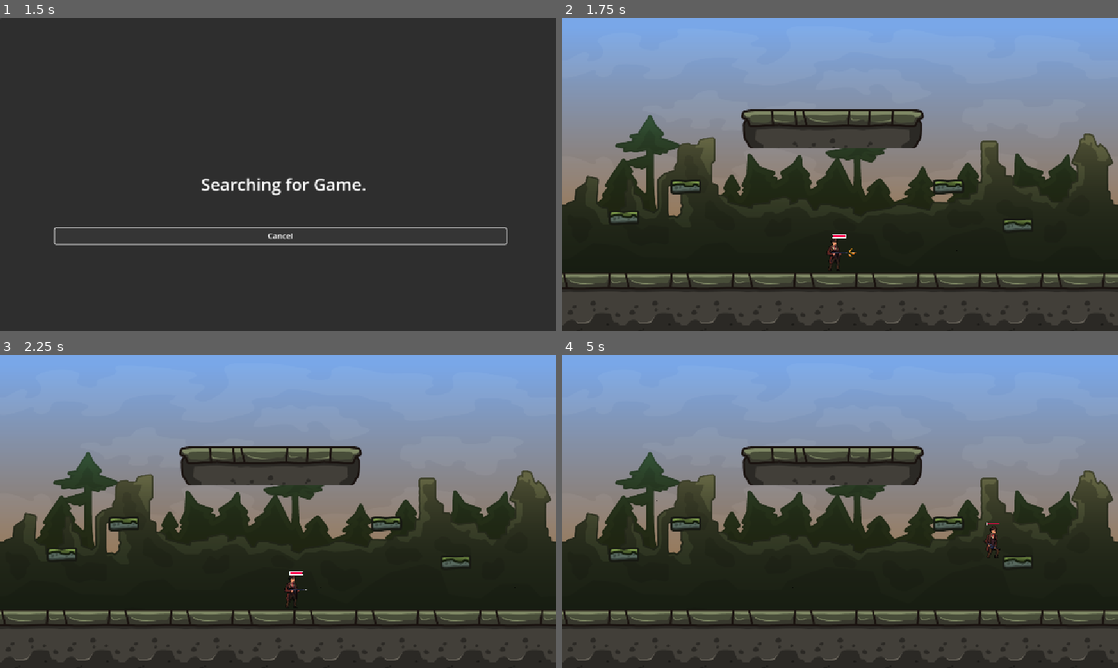
Above: before the commit, frames 1-4 (two rows, left to right).
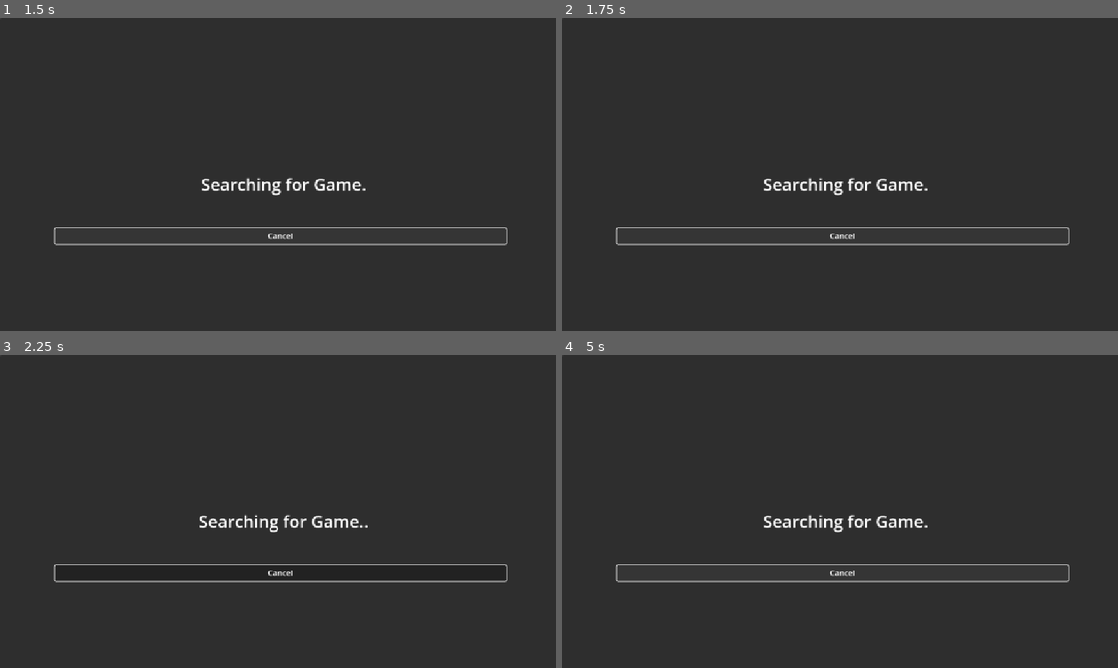
Above: after the commit, the same moments.

Repository: phlippos/kill2
Game: Godot game, scene res://scenes/main.tscn
Same seed, same stepped clock (60 frames per second), same inputs: the game is played once before the commit and once after it.
Inputs (mouse positions are in pixels of both pictures, inside the frame that each line leads up to):
- Up to frame 1 (1.5 s): click "Play" at 0.5 s; click "Cancel" at 1.25 s
- Up to frame 2 (1.75 s): no input
- Up to frame 3 (2.25 s): move the mouse to (400, 495) at 2.02 s; hold Right (move_right) from 2.03 s (still down); click (400, 495) at 2.1 s
- Up to frame 4 (5 s): tap Up (jump) at 2.27, 3.02, 4.52 s; move the mouse to (728, 527) at 2.77 s; click (728, 527) at 2.85 s; move the mouse to (895, 442) at 3.52 s; release Right (move_right) at 3.53 s; hold Left (move_left) 3.53-4.28 s; click (895, 442) at 3.6 s; move the mouse to (812, 574) at 4.27 s; hold Right (move_right) from 4.28 s (still down); click (812, 574) at 4.35 s

Frame 1 is identical in both runs. In frame 2, 67% of the frame differs, in the area x 0-100%, y 0-98%; in frame 3, 63%; in frame 4, 67%.

Commit message:
server client connection and game room

Diff:
--- a/project.godot
+++ b/project.godot
@@ -14,6 +14,10 @@
 run/main_scene="uid://ciesjqjqs34fq"
 config/features=PackedStringArray("4.4", "Forward Plus")
 config/icon="res://icon.svg"
+
+[autoload]
+
+Network="*res://scripts/network.gd"
 
 [display]
 
--- a/scenes/main.tscn
+++ b/scenes/main.tscn
@@ -1,9 +1,10 @@
-[gd_scene load_steps=5 format=3 uid="uid://ciesjqjqs34fq"]
+[gd_scene load_steps=6 format=3 uid="uid://ciesjqjqs34fq"]
 
 [ext_resource type="Script" uid="uid://6fdyax846ayk" path="res://scripts/main.gd" id="1_jyhfs"]
 [ext_resource type="PackedScene" uid="uid://bsqofb66c2uy3" path="res://scenes/main_menu.tscn" id="1_sugp2"]
 [ext_resource type="PackedScene" uid="uid://cs00xqm5d7fc2" path="res://scenes/game.tscn" id="3_sugp2"]
 [ext_resource type="PackedScene" uid="uid://i5nm8p1hve10" path="res://scenes/search_panel.tscn" id="3_tbgi4"]
+[ext_resource type="Script" uid="uid://baogah86oo022" path="res://scripts/network.gd" id="5_tbgi4"]
 
 [node name="Main" type="Control"]
 layout_mode = 3
@@ -25,3 +26,8 @@
 
 [node name="Game" parent="." instance=ExtResource("3_sugp2")]
 position = Vector2(0, -3)
+
+[node name="Network" type="Node" parent="."]
+script = ExtResource("5_tbgi4")
+
+[connection signal="message_received" from="Network" to="SearchPanel" method="_on_network_message_received"]
--- a/scripts/bullet.gd
+++ b/scripts/bullet.gd
@@ -12,6 +12,5 @@
 func _physics_process(delta: float) -> void:
 	position += direction * speed * delta
 
-
 func _on_body_entered(body: Node2D) -> void:
 	queue_free()
--- a/scripts/main.gd
+++ b/scripts/main.gd
@@ -1,5 +1,4 @@
 extends Control
-
 
 
 func _ready() -> void:
--- a/scripts/main_menu.gd
+++ b/scripts/main_menu.gd
@@ -5,18 +5,23 @@
 var player_scene_instance
 func _ready() -> void:
 	player_scene_instance = player_scene.instantiate()
+
 func _on_start_button_pressed() -> void:
 	get_tree().get_root().print_tree()
-
 	$"../MainMenu".hide()
 	$"../SearchPanel".show()
-
-	# Bekleme simülasyonu
-	await get_tree().create_timer(1.0).timeout
-	player_scene_instance.set_username($UsernameTextField.text)
-	$"../SearchPanel".hide()
-	$"../Game".show()
-
+	var username = $UsernameTextField.text
+	if check_username(username):
+		Network.send_join_request($UsernameTextField.text)
+		# Bekleme simülasyonu
+		player_scene_instance.set_username($UsernameTextField.text)
+	else:
+		$UsernameTextField.text = "Name length is invalid min 3 character"
 
 func _on_exit_button_pressed() -> void:
 	get_tree().quit()
+
+func check_username(username: String) -> bool:
+	if username.length() >= 3:
+		return true
+	return false
--- a/scripts/network.gd
+++ b/scripts/network.gd
@@ -1 +1,69 @@
 extends Node
+
+@export var websocket_url = "ws://localhost:8765"
+var websocket:= WebSocketPeer.new()
+var sent = false
+var player_id
+var player_status
+var game_room_id: int
+signal message_received(message: Dictionary)
+
+func _ready():
+	if !establish_connection_with_server():
+		set_process(false)
+		print("connection failed")
+
+func _process(delta: float) -> void:
+	websocket.poll()
+	match websocket.get_ready_state():
+		WebSocketPeer.STATE_OPEN:
+			if not sent:
+				send_first_message_to_server()
+			while websocket.get_available_packet_count() > 0:
+				var packet = websocket.get_packet().get_string_from_utf8()
+				var raw_data = JSON.parse_string(packet)
+				print(raw_data)
+				emit_signal("message_received",raw_data)
+				if raw_data != null:
+					if raw_data["data"].has("player_id"):
+						player_id = raw_data["data"]["player_id"]
+					if raw_data["data"].has("status"):
+						player_status = raw_data["data"]["status"]
+
+				#print("Received: ", packet)
+		WebSocketPeer.STATE_CLOSED:
+			print("connection closed")
+			set_process(false)
+
+func establish_connection_with_server() -> bool:
+	var err = websocket.connect_to_url(websocket_url)
+	if err != OK:
+		return false
+	else:
+		return true
+
+func send_first_message_to_server() -> void:
+	match websocket.get_ready_state():
+		WebSocketPeer.STATE_OPEN:
+			websocket.send_text("hi barbie :))")
+			sent = true
+			while websocket.get_available_packet_count() > 0:
+				var packet = websocket.get_packet().get_string_from_utf8()
+				var raw_data = JSON.parse_string(packet)
+				player_id = raw_data["data"]["player_id"]
+				player_status = raw_data["data"]["status"]
+				#print("Received: ", packet)
+		WebSocketPeer.STATE_CLOSED:
+			print("connection closed")
+			set_process(false)
+
+func send_join_request(username: String) -> void:
+	if websocket.get_ready_state() == WebSocketPeer.STATE_OPEN:
+		var data = {
+			"type" : "join",
+			"data" : {
+				"player_id": player_id,
+				"username" : username
+			}
+		}
+		websocket.send_text(JSON.stringify(data))
--- a/scripts/search_panel.gd
+++ b/scripts/search_panel.gd
@@ -10,7 +10,7 @@
 	hide()
 	var tween = get_tree().create_tween()
 	$SearchingGameLabel.text = base_text
-
+	Network.connect("message_received",_on_network_message_received)
 func _process(delta: float) -> void:
 	timer += delta
 	if timer >= interval:
@@ -19,3 +19,14 @@
 		if dots > 3:
 			dots = 0
 		$SearchingGameLabel.text = base_text + ".".repeat(dots)
+
+
+func _on_network_message_received(message: Dictionary) -> void:
+	print("1")
+	if message["type"] == "join":
+		var data: Dictionary = message["data"]
+		print(data)
+		if data["status"] == "in_progress":
+			Network.game_room_id = data["room_id"]
+			$"../SearchPanel".hide()
+			$"../Game".show()
Not shown, changed: server/Game/game.py
Not shown, changed: server/Network/GameRoom.py
Not shown, changed: server/Network/server.py
Not shown, added: server/Utils/logger.py
Not shown, changed: server/Utils/protocol.py
Not shown, added: server/__init__.py
